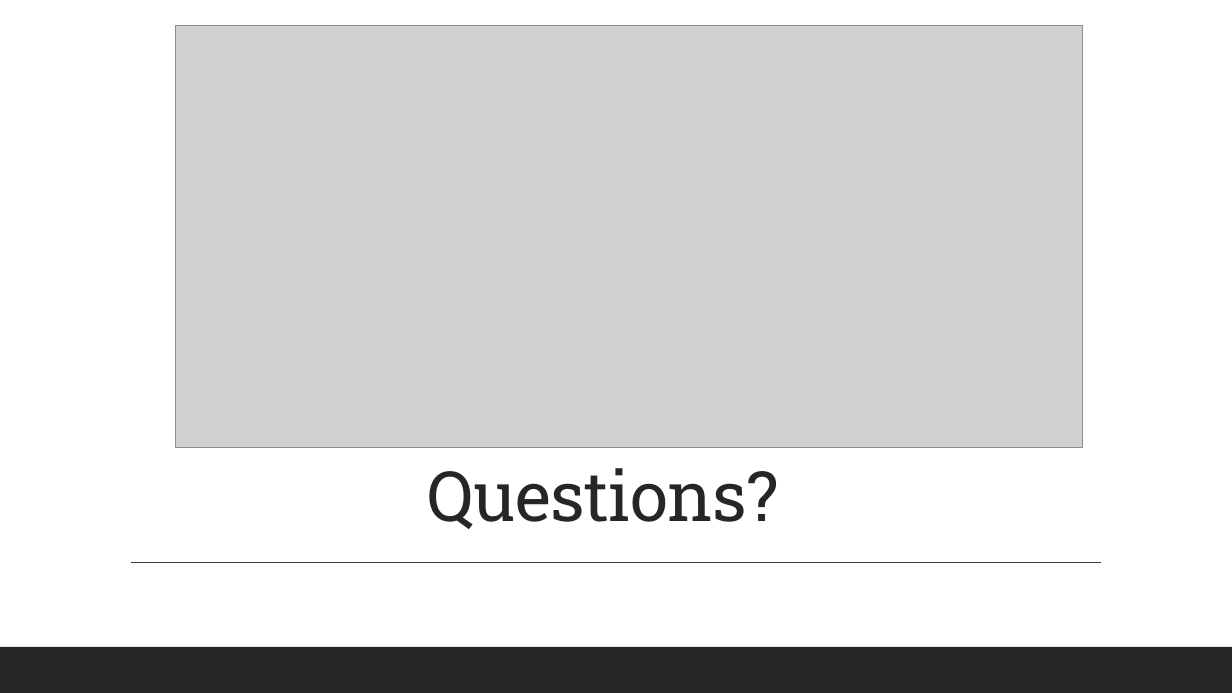
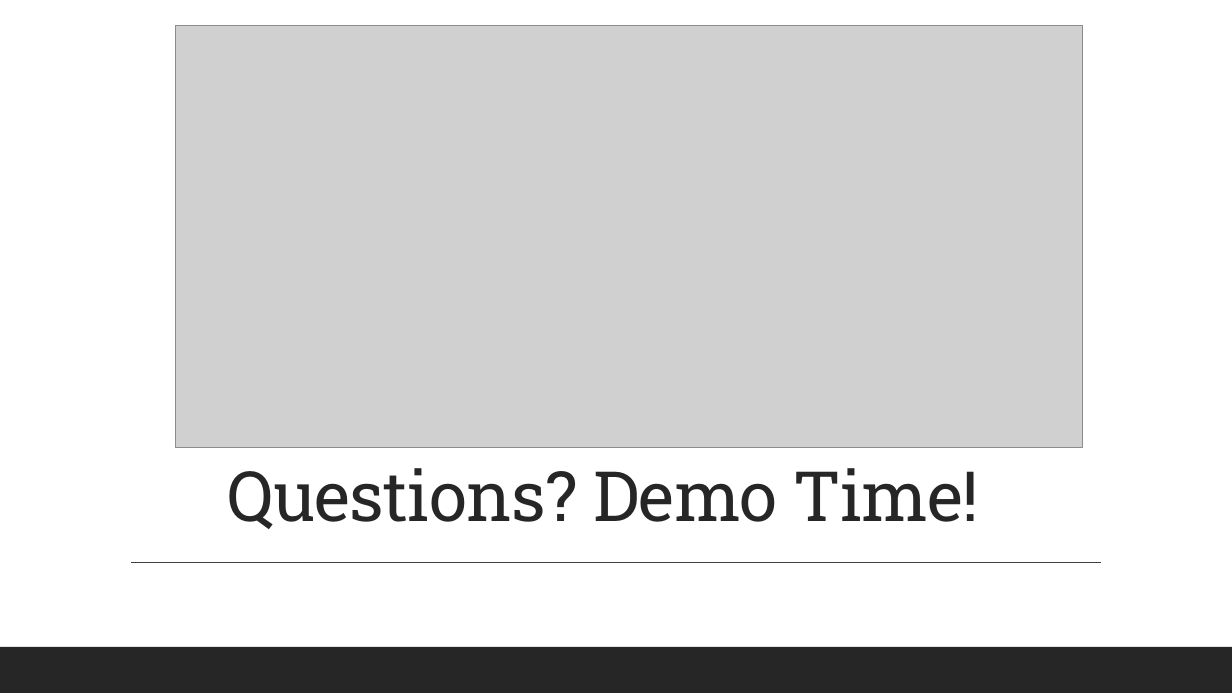
Before and after one commit to aronjschwartz/RSA_Encryption, a slide deck: slide 21 of RSA_Presentations/RSA_Research_Presentation_AronSchwartz.pptx. Drawn at 1232x693 pixels with LibreOffice and Linux fonts; fonts in the diff are those of the drawing; grey boxes stand for pictures. Boxes give left, top, right and bottom in pixels: in the first picture for what was removed or moved away, otherwise in the second. Text is boxed around its words. In the diff, an @@ line names an element or a change of style, - is before the commit and + after.

```diff
--- a/RSA_Presentations/RSA_Research_Presentation_AronSchwartz.pptx
+++ b/RSA_Presentations/RSA_Research_Presentation_AronSchwartz.pptx
@@ title at (227,468,979,529): text changed @@
-Questions?
+Questions? Demo Time!
```
Also in this commit, not shown: 11 other slides changed, 1 slide removed.
